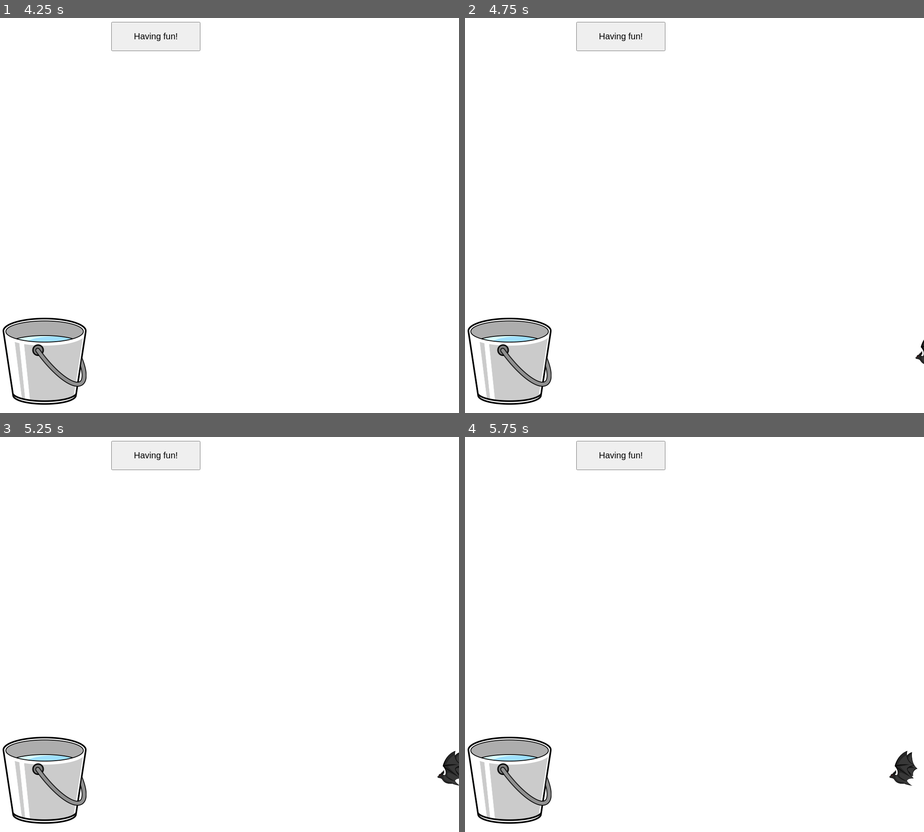
Above: before the commit, frames 1-4 (two rows, left to right).
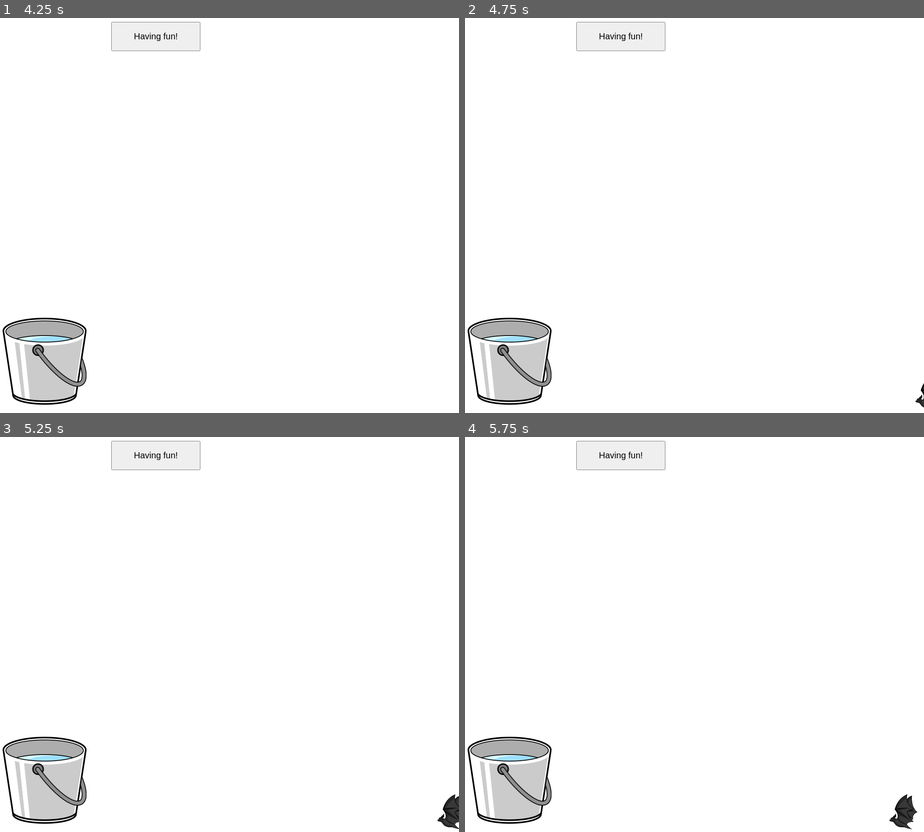
Above: after the commit, the same moments.

Repository: kayleyxu/JS-Dragon-Breathing-Game
Game: browser game, page game.html
The game is run twice, just before and just after one commit, with the same random seed, the same clock (stepped at 60 frames per second) and the same inputs. When the page shows a pop-up message, it is drawn as a white box for half a second while everything else waits; a line starting with > is the answer the replay typed.
Inputs:
- Up to frame 1 (4.25 s): click "Start breathing algorithm !!!" at 0.27 s; hold S 1.03-1.3 s; tap Space every 0.5 s from 1.1 to 4.1 s; hold W 1.35-1.65 s; hold W 1.7-1.93 s; hold S 1.98-2.32 s; hold S 2.37-2.63 s; hold W 2.68-2.98 s; hold W 3.03-3.27 s; hold S 3.32-3.65 s; hold S 3.7-3.97 s; hold W from 4.02 s (still down)
- Up to frame 2 (4.75 s): release W at 4.32 s; hold W 4.37-4.6 s; tap Space at 4.6 s; hold S from 4.65 s (still down)
- Up to frame 3 (5.25 s): release S at 4.98 s; hold S from 5.03 s (still down); tap Space at 5.1 s
- Up to frame 4 (5.75 s): release S at 5.3 s; hold W 5.35-5.65 s; tap Space at 5.6 s; hold W from 5.7 s (still down)

Frame 1 is identical in both runs. In frame 2, less than 0.1% of the frame differs, in the area x 98-100%, y 81-99%; in frame 3, 0.5%; in frame 4, 0.6%, in the area x 92-99%, y 79-100%.

Commit message:
Create Bat below button

Diff:
--- a/js/bat.js
+++ b/js/bat.js
@@ -15,7 +15,7 @@
     initPosition() {
         this.imageElement.style.position = 'absolute';
         this.imageElement.style.left = '1400px'; // Start from the right side of the screen
-        this.imageElement.style.top = `${Math.random() * 800}px`;
+        this.imageElement.style.top = `${Math.random() * 800 + 100}px`;
         this.imageElement.style.height = '100px';
         this.imageElement.style.width = '100px';
         this.imageElement.style.display = 'block';
